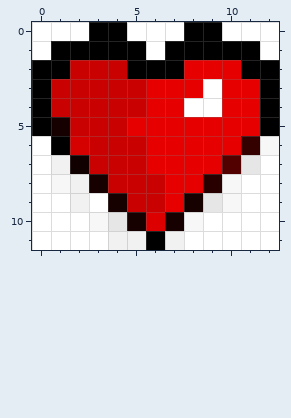
One commit to this pixel-art sprite: Assets/healthUi/heart.png. That is the earlier state.
The file is 13x12 pixels. Pixels under 10% opacity are left out. Colours within 5 levels of each other are drawn and written as one.
The result:
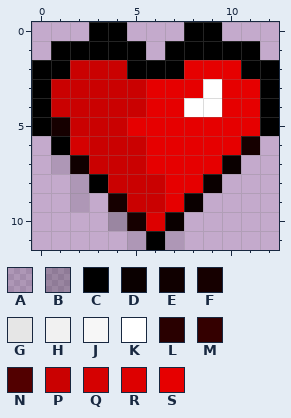
Palette (. is transparent): A #0000001c  B #00000036  C #000000  D #0a0000  E #100000  F #160000  G #e6e6e6  H #f1f1f1  J #f7f7f7  K #ffffff  L #290000  M #340000  N #520000  P #ca0101  Q #d50101  R #dd0000  S #e60000
The exact change:
The edit turns colour H into colour A in row 7 at x 1; in rows 8 to 9 at x 2; in row 11 at x 5 and 7.
The edit turns colour G into colour B in row 10 at x 4.
The edit turns colour F into colour C in row 8 at x 3.
The edit turns colour F into colour D in row 9 at x 8; in row 10 at x 7.
The edit turns colour L into colour D in row 8 at x 9.
The edit turns colour N into colour D in row 7 at x 10.
The edit turns colour M into colour F in row 6 at x 11.
Colour G is gone in row 7 at x 11; in row 9 at x 9.
Colour H is gone in row 11 at x 4.
Colour J is gone in row 6 at x 12; in row 8 at x 1 and 10; in row 9 at x 10; in row 10 at x 3 and 8.
Colour K is gone in row 0 at x 0 to 2, 5 to 7 and 10 to 12; in row 1 at x 0, 6 and 12; in row 6 at x 0; in row 7 at x 0 and 12; in row 8 at x 0 and 11 to 12; in row 9 at x 0 to 1, 3 and 11 to 12.
Colour K is gone in row 10 at x 0 to 2 and 9 to 12; in row 11 at x 0 to 3 and 8 to 12.
